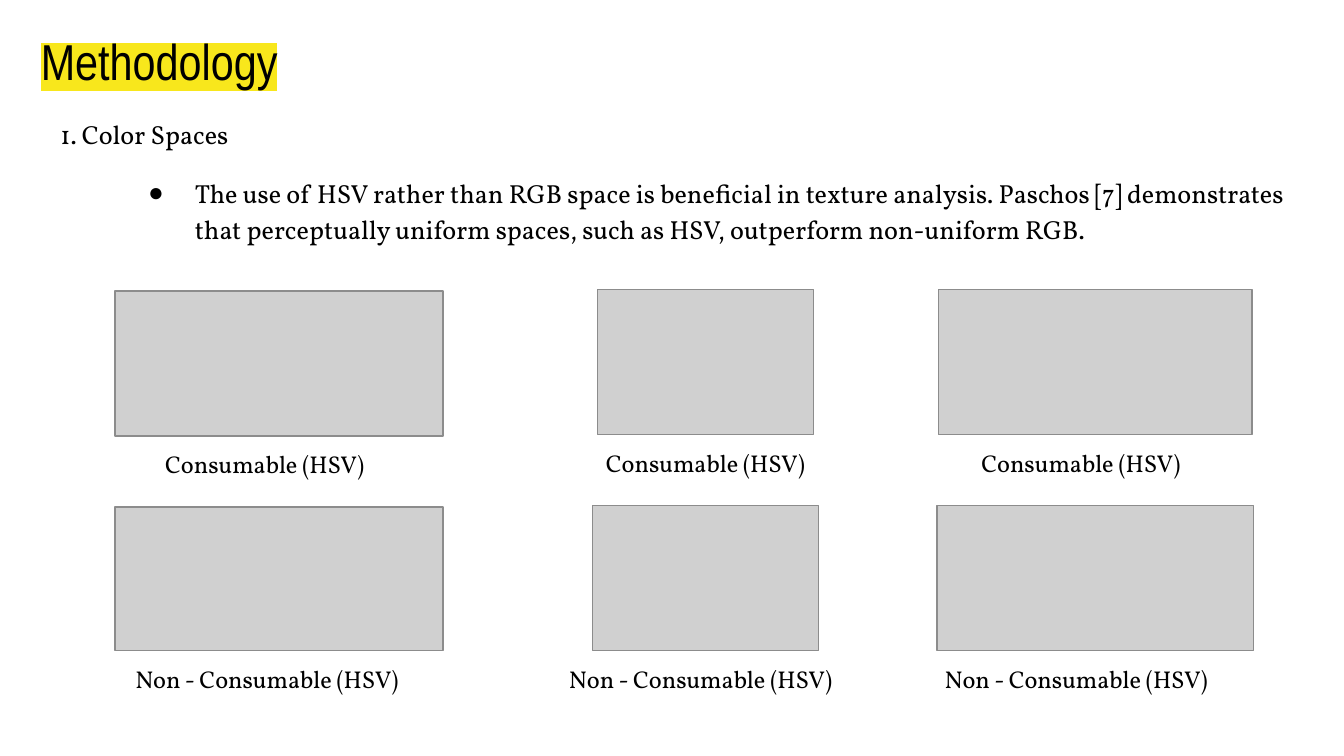
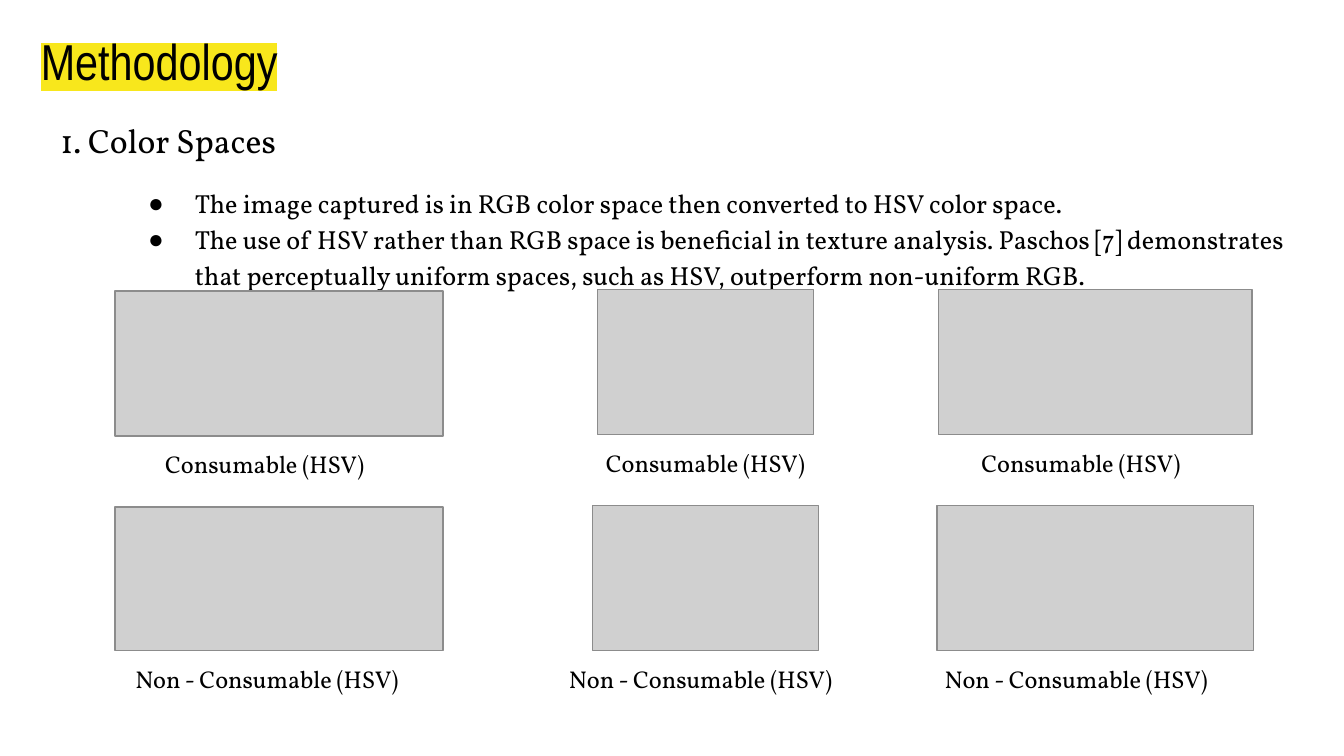
Before and after one commit to DebRC/Meat-Quality-Gradation-Research-Project-2023, a slide deck: slide 7 of Report-Paper-Survey/8th Semester/Report-Presentation.pptx (slide 8 before the commit). Drawn at 1344x756 pixels with LibreOffice and Linux fonts; fonts in the diff are those of the drawing; grey boxes stand for pictures. Boxes give left, top, right and bottom in pixels: in the first picture for what was removed or moved away, otherwise in the second. Text is boxed around its words. In the diff, an @@ line names an element or a change of style, - is before the commit and + after.

```diff
--- a/Report-Paper-Survey/8th Semester/Report-Presentation.pptx
+++ b/Report-Paper-Survey/8th Semester/Report-Presentation.pptx
@@ text at [60, 129, 1283, 297]: size 14 to 18 pt in "1. Color Spaces"; less space between paragraphs @@
@@ text at [195, 194, 1061, 220]: paragraph added @@
+● The image captured is in RGB color space then converted to HSV color space.
```
Also in this commit, not shown: 5 other slides changed, 19 slides added, 5 slides removed, 1 other file.
